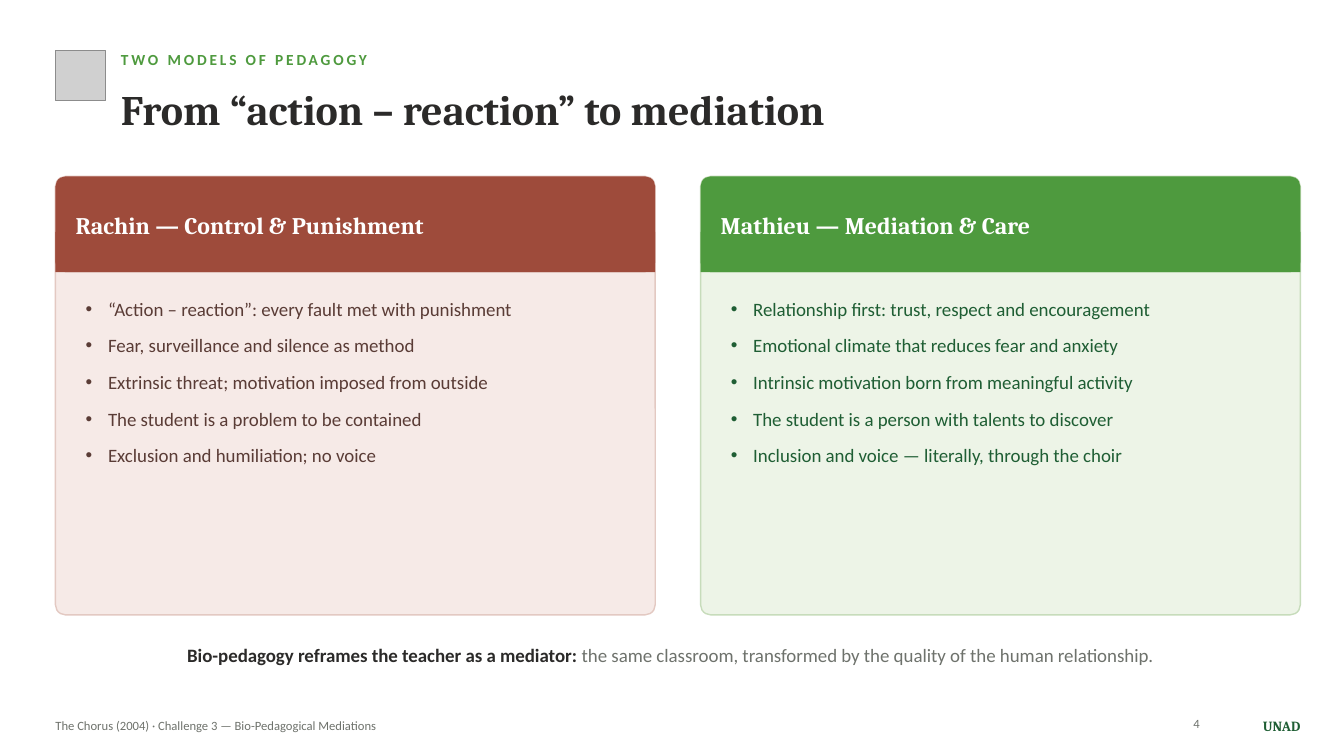
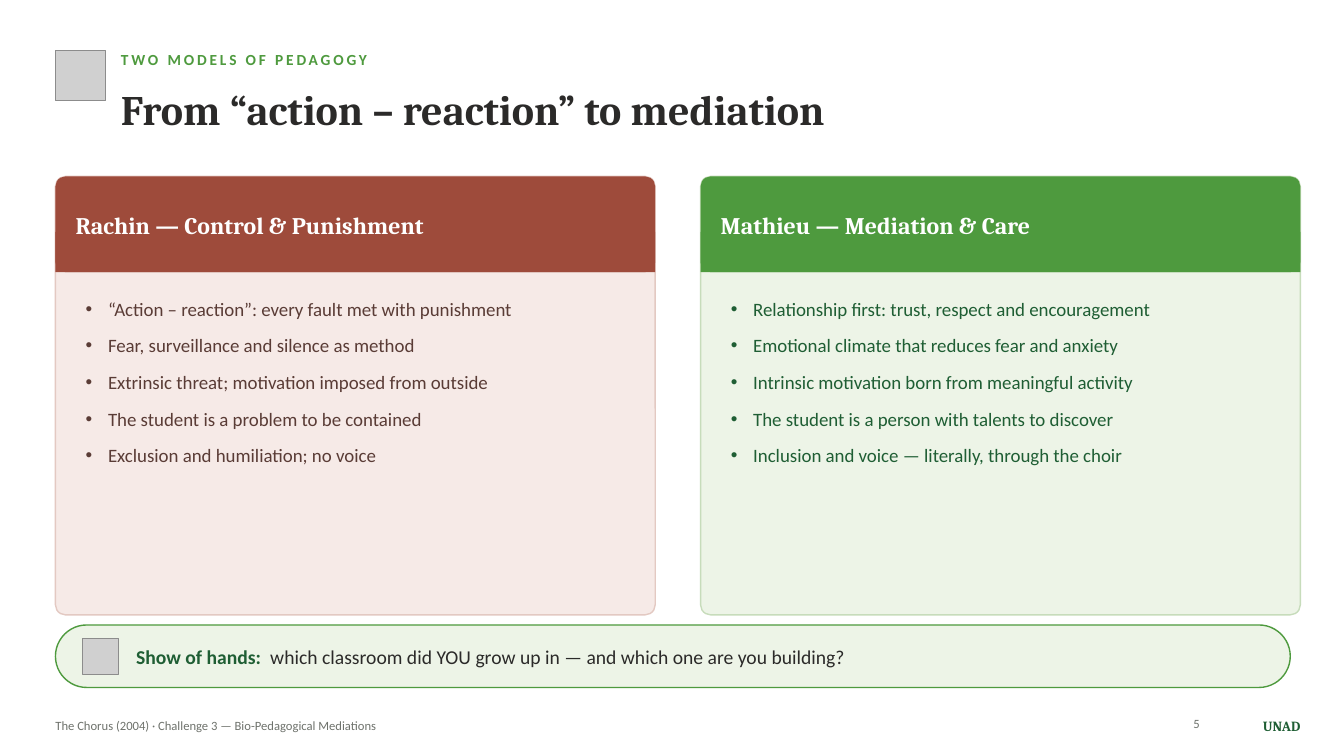
Before and after one commit to milesaenz-sketch/Magdalena_Thesis-_advisor, a slide deck: slide 5 of The_Chorus_Challenge3_UNAD.pptx (slide 4 before the commit). Drawn at 1344x756 pixels with LibreOffice and Linux fonts; fonts in the diff are those of the drawing; grey boxes stand for pictures. Boxes give left, top, right and bottom in pixels: in the first picture for what was removed or moved away, otherwise in the second. Text is boxed around its words. In the diff, an @@ line names an element or a change of style, - is before the commit and + after.

```diff
--- a/The_Chorus_Challenge3_UNAD.pptx
+++ b/The_Chorus_Challenge3_UNAD.pptx
@@ rounded rectangle: place and size @@
-rounded rectangle at <box>187,648,1153,665</box>
+rounded rectangle at <box>55,625,1291,688</box>
@@ rounded rectangle at <box>55,625,1291,688</box>: fill none to #EDF4E7; outline none to #4E9A3E 1 pt @@
@@ picture added at <box>83,638,119,675</box> @@
@@ text added at <box>136,650,845,668</box>, 14 pt, text #2B2A29 @@
+Show of hands: which classroom did YOU grow up in — and which one are you building?
@@ text in rounded rectangle at <box>187,648,1153,665</box>: text removed @@
-Bio-pedagogy reframes the teacher as a mediator: the same classroom, transformed by the quality of the human relationship.
@@ page number at <box>1193,720,1199,728</box>: text changed @@
-4
+5
```
Also in this commit, not shown: 2 other slides changed, 3 slides added.
